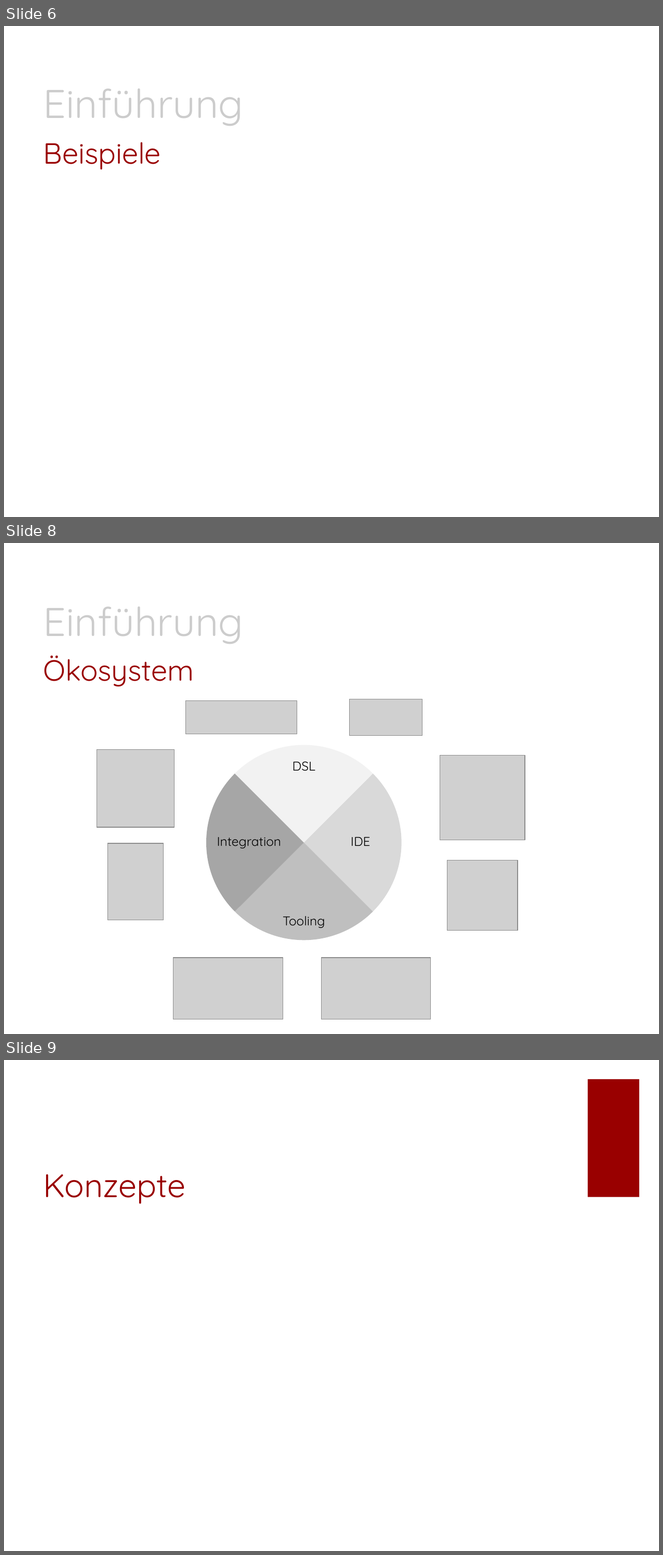
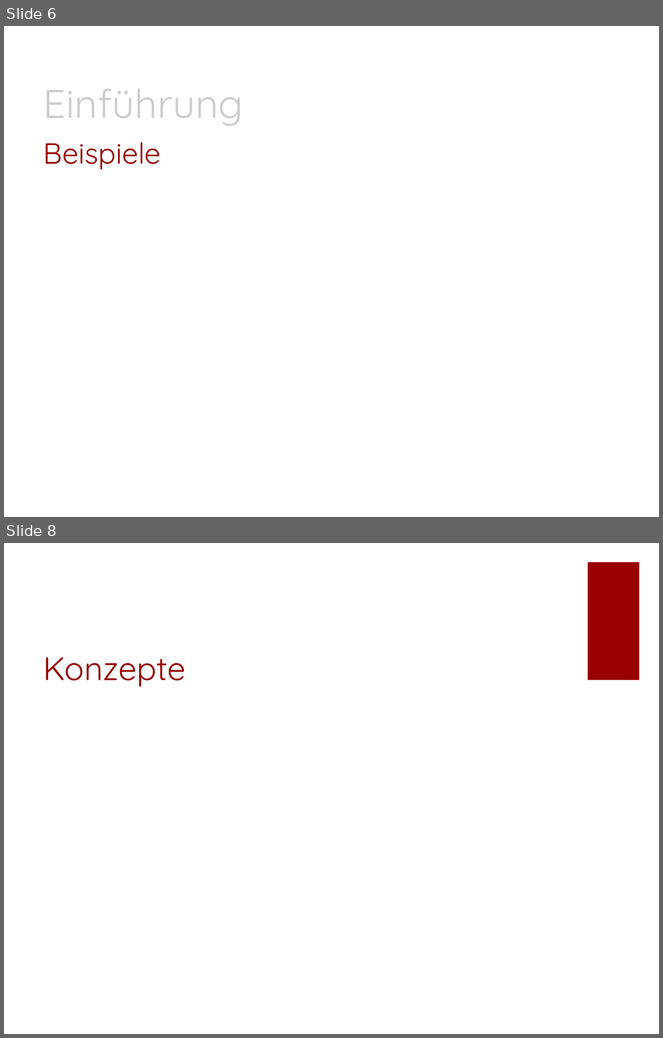
Before and after one commit to Morkunas/jfxusergroup, a slide deck: JavaFX-UserGroup.pptx. Shown one above the other, each under a label of ours: slides 6, 8 and 9 before the commit, slides 6 and 8 after it; the slides between them are not shown. The pictures are 663x1555 and 663x1038 pixels, drawn with LibreOffice and Linux fonts; fonts in the diff are those of the drawing; grey boxes stand for pictures; background and template pictures are left out. Boxes give left, top, right and bottom in pixels: in the first picture for what was removed or moved away, otherwise in the second. Text is boxed around its words. In the diff, an @@ line names an element or a change of style, - is before the commit and + after.

```diff
--- a/JavaFX-UserGroup.pptx
+++ b/JavaFX-UserGroup.pptx
@@ slide 8 removed at (4,543,659,1034), background #FFFFFF @@
@@ text removed at (44,606,244,644) @@
-Einführung
@@ title removed at (44,655,194,687) @@
-Ökosystem
@@ picture removed at (185,701,297,734) @@
@@ picture removed at (350,700,423,735) @@
@@ pie chart removed at (147,736,461,950) @@
-categories: 1, 2, 3, 4
-Series 1: 25, 25, 25, 25
@@ picture removed at (97,750,175,828) @@
@@ picture removed at (440,755,526,840) @@
@@ text removed at (293,761,315,771) @@
-DSL
@@ text removed at (217,837,282,849) @@
-Integration
@@ text removed at (351,837,371,846) @@
-IDE
@@ picture removed at (107,844,163,921) @@
@@ picture removed at (448,861,518,931) @@
@@ text removed at (283,916,325,928) @@
-Tooling
@@ picture removed at (173,958,283,1019) @@
@@ picture removed at (321,958,430,1019) @@
@@ what was slide 9 is now slide 8 @@
```
Also in this commit, not shown: 10 slides changed, 1 slide added, 6 other files.
